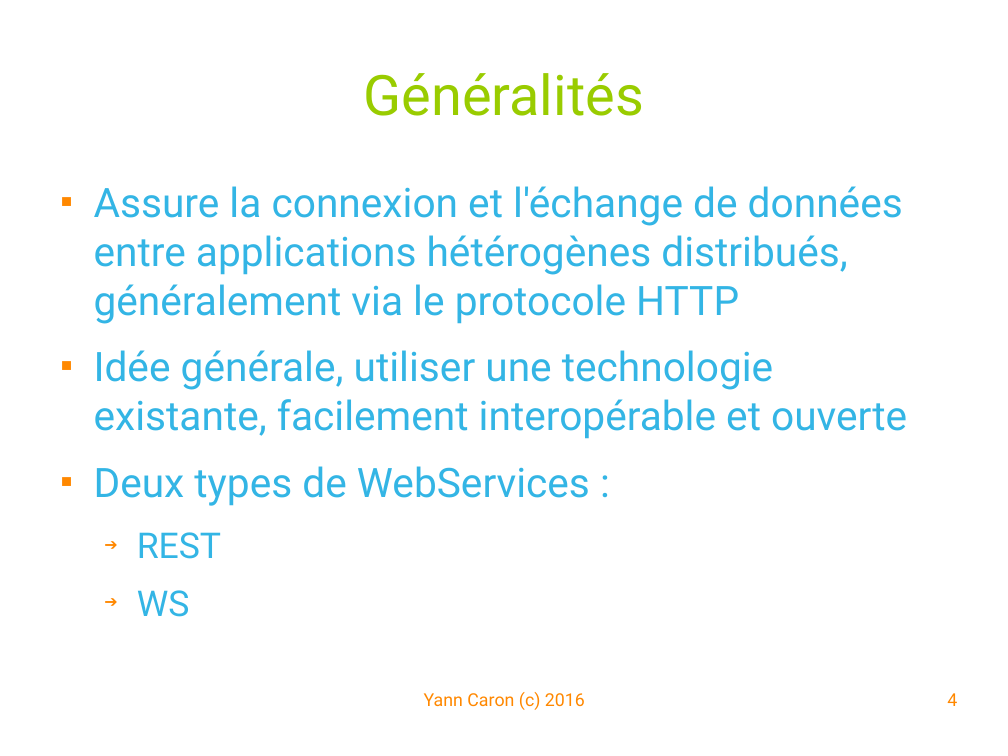
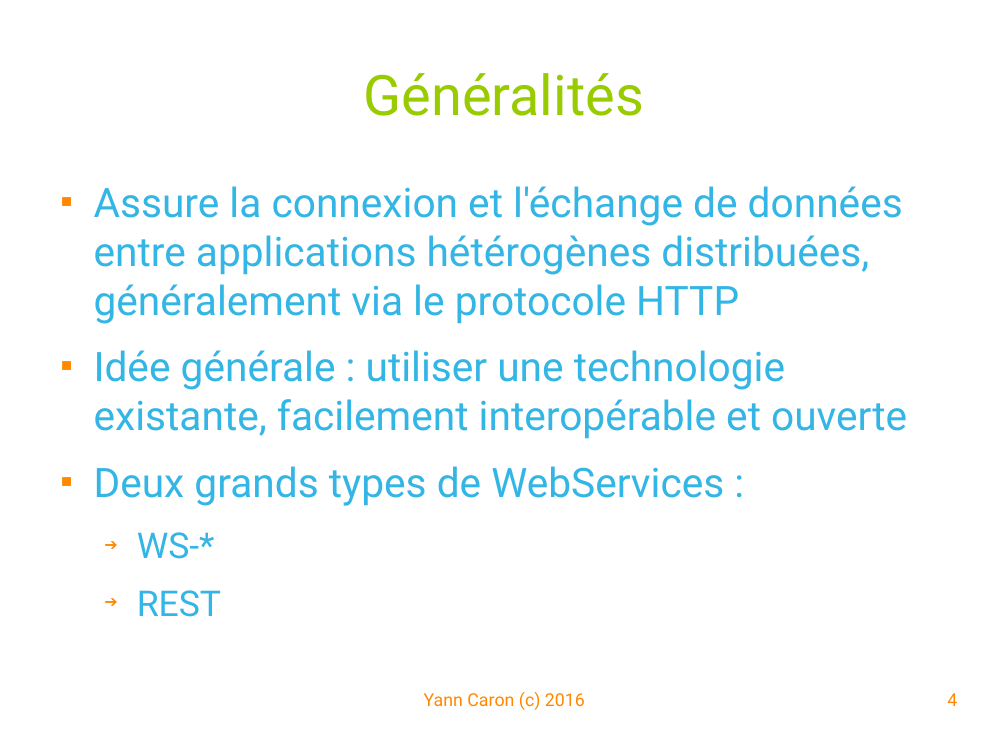
Before and after one commit to YannCaron/Android-ENSG, a slide deck: slide 4 of 09 - WebServices.odp. Drawn at 1008x756 pixels with LibreOffice and Linux fonts; fonts in the diff are those of the drawing; background and template pictures are left out. Boxes give left, top, right and bottom in pixels: in the first picture for what was removed or moved away, otherwise in the second. Text is boxed around its words. In the diff, an @@ line names an element or a change of style, - is before the commit and + after.

```diff
--- a/09 - WebServices.odp
+++ b/09 - WebServices.odp
@@ text at <box>94,186,907,559</box>: text changed @@
-■ Assure la connexion et l'échange de données entre applications hétérogènes distribués, généralement via le protocole HTTP
-■ Idée générale, utiliser une technologie existante, facilement interopérable et ouverte
-■ Deux types de WebServices :
+■ Assure la connexion et l'échange de données entre applications hétérogènes distribuées, généralement via le protocole HTTP
+■ Idée générale : utiliser une technologie existante, facilement interopérable et ouverte
+■ Deux grands types de WebServices :
+  ➔ WS-*
@@ text at <box>137,590,190,617</box>: paragraph removed @@
-  ➔ WS
```
Also in this commit, not shown: 9 other slides changed.
